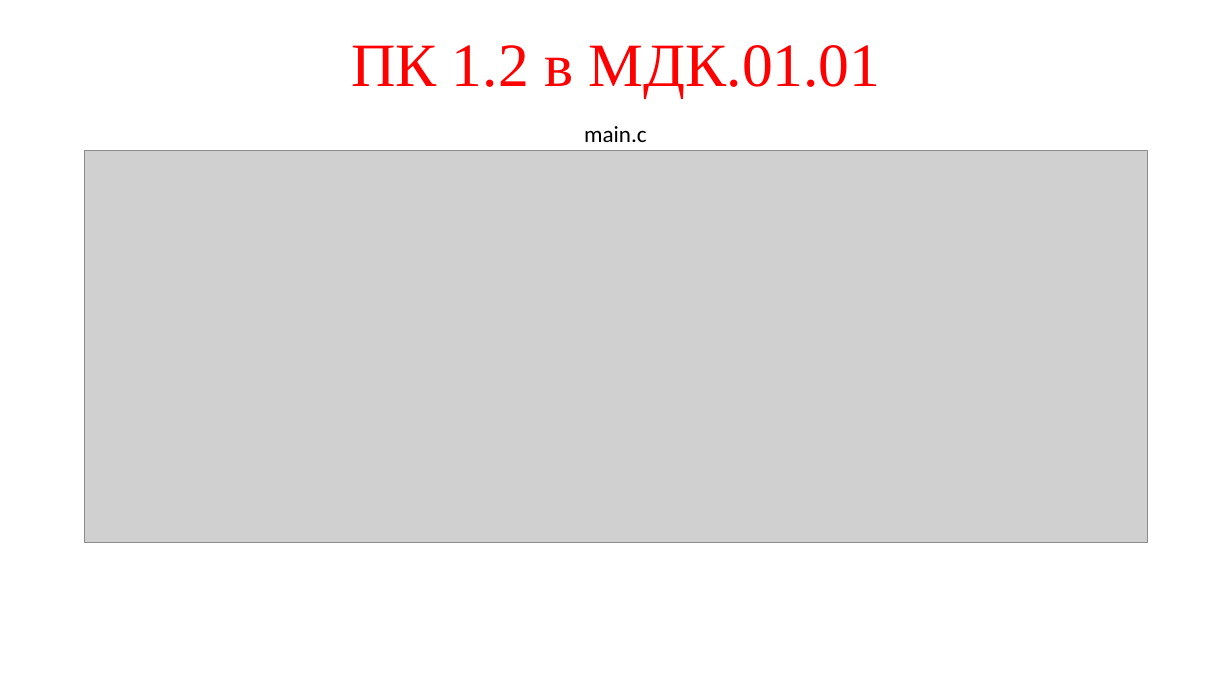
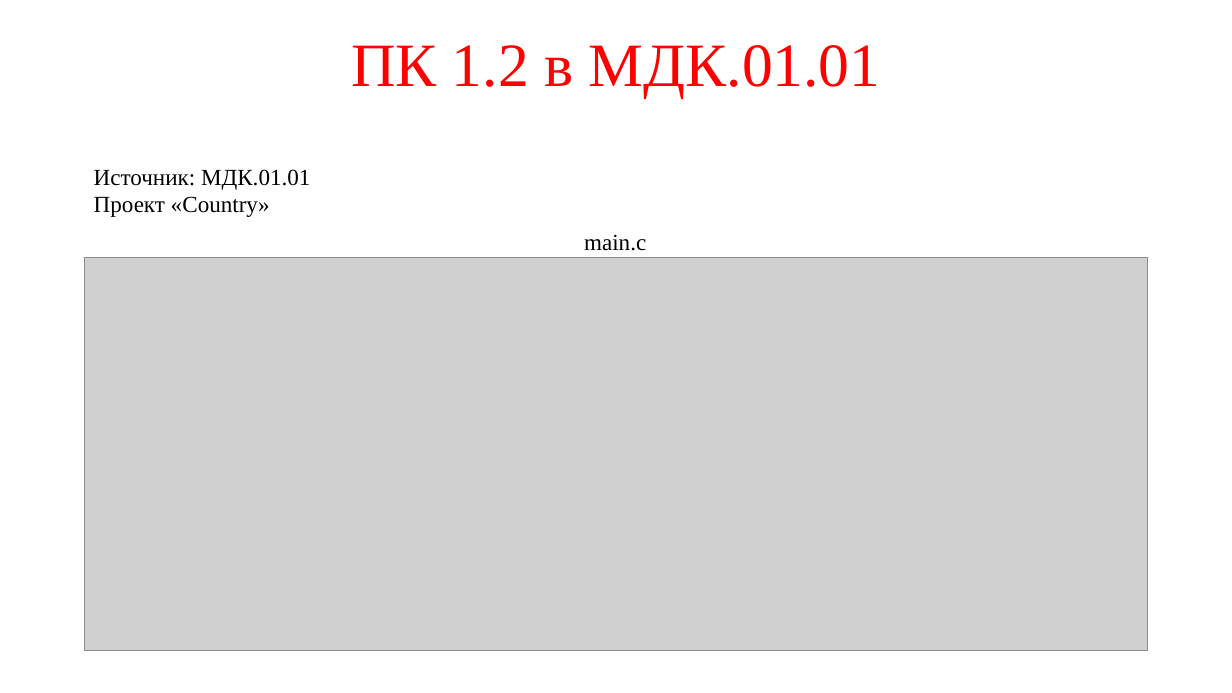
Before and after one commit to prog-kkkmt/p1-17, a slide deck: slide 5 of Модульный экзамен/ПМ.01.pptx. Drawn at 1232x693 pixels with LibreOffice and Linux fonts; fonts in the diff are those of the drawing; grey boxes stand for pictures. Boxes give left, top, right and bottom in pixels: in the first picture for what was removed or moved away, otherwise in the second. Text is boxed around its words. In the diff, an @@ line names an element or a change of style, - is before the commit and + after.

```diff
--- a/Модульный экзамен/ПМ.01.pptx
+++ b/Модульный экзамен/ПМ.01.pptx
@@ text added at bbox=[94, 169, 310, 217], 18 pt, text #000000 @@
+Источник: МДК.01.01
+Проект «Country»
@@ text "main.c": place and size @@
-text "main.c" at bbox=[584, 126, 646, 142]
+text "main.c" at bbox=[584, 234, 646, 251]
@@ text "main.c" at bbox=[584, 234, 646, 251]: font Calibri to Times New Roman @@
@@ picture: place and size @@
-picture at bbox=[85, 151, 1148, 543]
+picture at bbox=[85, 258, 1148, 650]
```
Also in this commit, not shown: 12 other slides changed, 1 other file.
